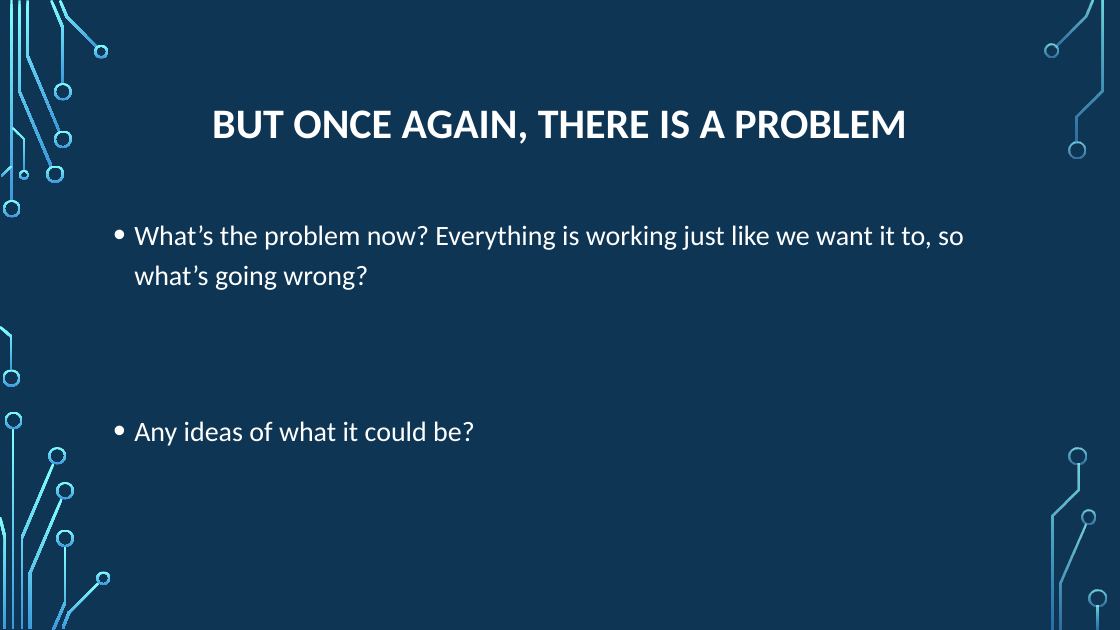
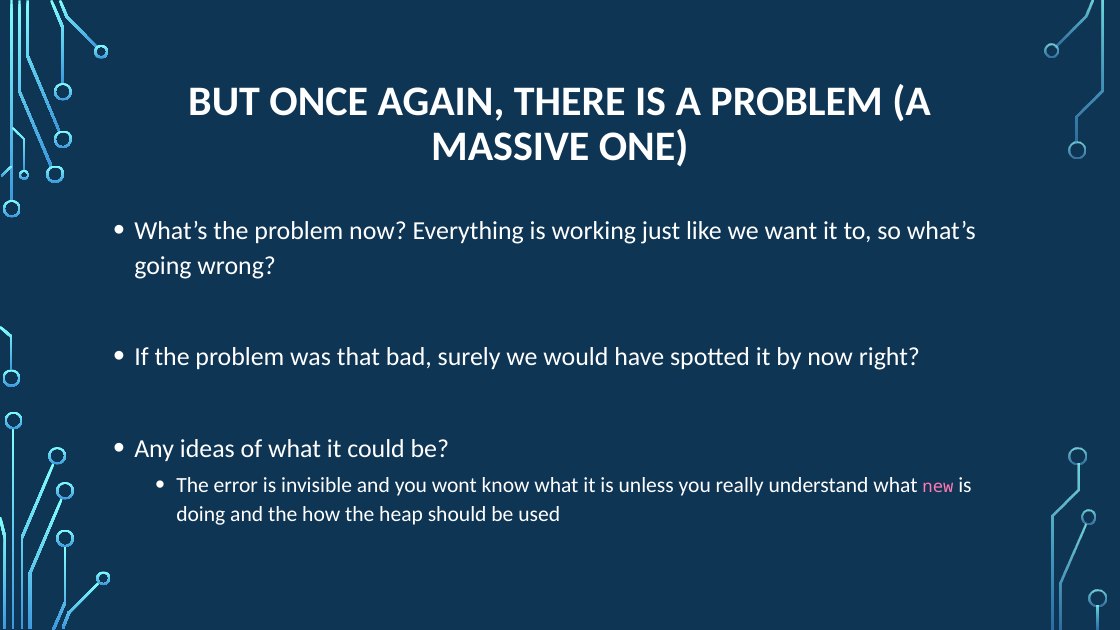
Before and after one commit to psypdt/Advanced_Summer_Course, a slide deck: slide 32 of Day4/Day_4.pptx. Drawn at 1120x630 pixels with LibreOffice and Linux fonts; fonts in the diff are those of the drawing; background and template pictures are left out. Boxes give left, top, right and bottom in pixels: in the first picture for what was removed or moved away, otherwise in the second. Text is boxed around its words. In the diff, an @@ line names an element or a change of style, - is before the commit and + after.

```diff
--- a/Day4/Day_4.pptx
+++ b/Day4/Day_4.pptx
@@ title at (188, 84, 930, 166): text changed @@
-BUT ONCE AGAIN, THERE IS A PROBLEM
+BUT ONCE AGAIN, THERE IS A PROBLEM (A MASSIVE ONE)
@@ text at (134, 221, 976, 461): size 24 to 22.2 pt in "What’s the problem now? Everything is working ...", "Any ideas of what it could be?"; line spacing 1.2 to 1.1 @@
@@ text at (134, 347, 920, 370): paragraph added @@
+• If the problem was that bad, surely we would have spotted it by now right?
@@ text at (176, 477, 971, 525): paragraph added @@
+  • The error is invisible and you wont know what it is unless you really understand what new is doing and the how the heap should be used
```
Also in this commit, not shown: 18 other slides changed, 7 slides added.
